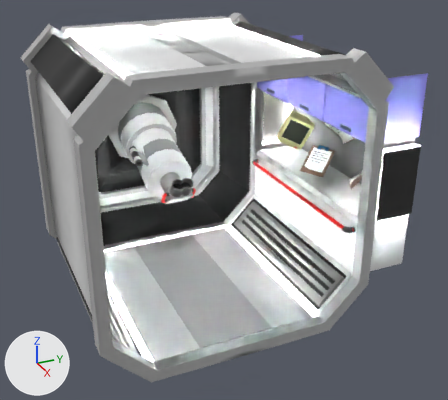
The FBX model Assets/LevelArt/Observ_Module.fbx: old version first, new version second.
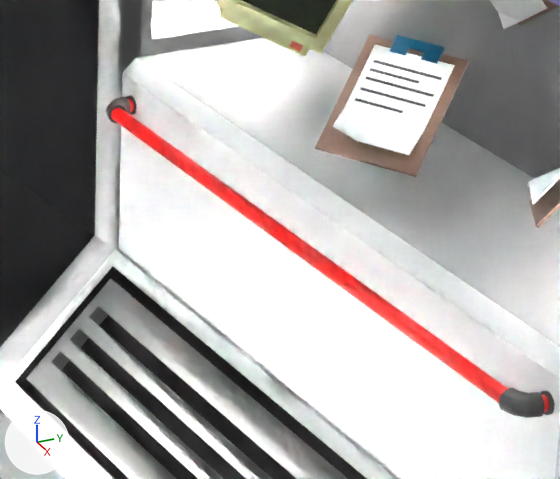
The first picture shows the older version from a 50 mm lens placed at (8.59, -3.31, 3.75), pointed at (-0.57, 0.81, -0.83). The close-ups show the older and then the newer version on the part from 51% to 80% of the width and 34% to 62% of the height of that picture. Only the edits that show in the close-ups are written down. The lights are fixed; the arrows at lower left show +X, +Y and +Z. Where no turn or scale is listed for an object, it has been applied to the vertices. Vertices at exactly the same position are counted once.

Names of what the first close-up shows: 'CRT.001', 'CRT_Screen', 'Corridor_Research_Ending.004', 'Corridor_Téléscope', 'Corridor_Téléscope_Lights', 'Plane.002', 'Plane.003', 'Plane.004'.
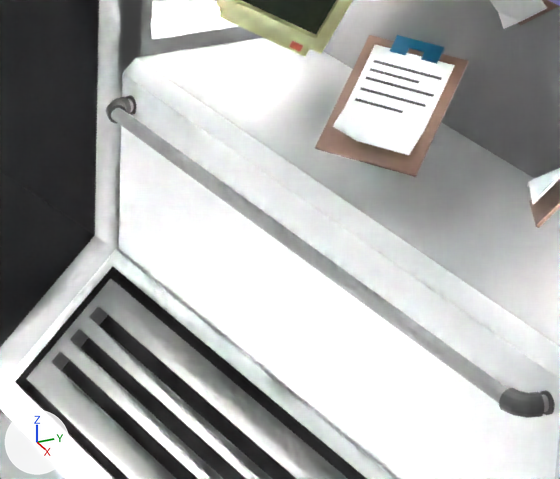
Pixel boxes (x1, y1, x2, y2) of what changed, in the close-ups (560 x 479 px):
part 1 of me_cube_113, recoloured
    both: (111, 99, 549, 412)

Diff of the bpy script that builds the scene:
```diff
--- a/Assets/LevelArt/Observ_Module.fbx.py
+++ b/Assets/LevelArt/Observ_Module.fbx.py
@@ mat_graybutton @@
+mat_graybutton = principled_material('GrayButton')
+mat_graybutton.base_color = (0.257, 0.257, 0.257)  # grey #8b8b8b
@@ me_cube_113 @@
 me_cube_113.from_pydata(...)  # 398 vertices, 358 faces; spans x -1.73..1.73, y 1.86..2.97, z -1.41..1.71
 # used by ob_corridor_research_ending_004; location = (0.0, 0.0, 0.0)
+# me_cube_113 part 1: all 80 faces that had it switch from mat_redbutton_002 (red #e70200) to mat_graybutton (grey #8b8b8b)
 me_cube_113.materials.append(mat_material1_001)
```
